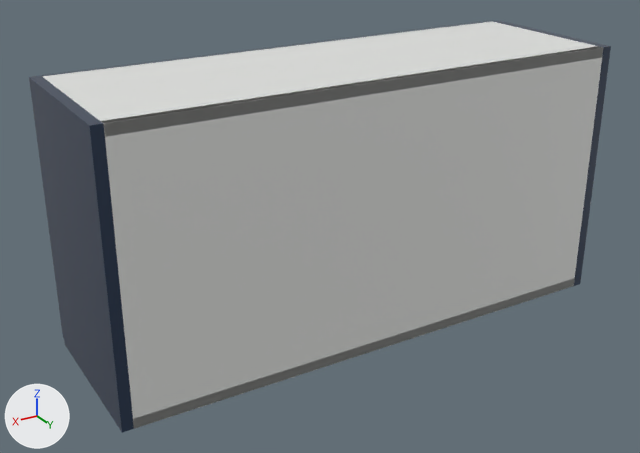
The glTF model storefront/public/cabinet-inventory/models/oppein-pb-bss-w3618.glb, before and after one commit.
Rendered twice from a 50 mm lens placed at (1.214, 1.051, 0.774), pointed at (0.495, -0.148, 0.175). The lights are fixed; the arrows at lower left show +X, +Y and +Z. The older version comes first. Where no turn or scale is listed for an object, it has been applied to the vertices.

The first picture shows 'Cabinet back', 'Cabinet bottom', 'Cabinet side', 'Cabinet side.001', 'Cabinet top', 'Door.001' and 1 more.
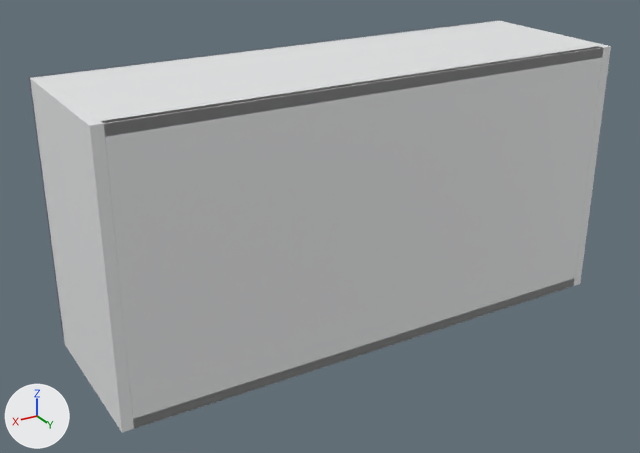
Scene script edits in JSON lines:
```json
{"op": "add", "block": "mat_white_cabinet_carcass", "code": ["mat_white_cabinet_carcass = principled_material('White cabinet carcass')", "mat_white_cabinet_carcass.base_color = (0.82, 0.83, 0.835)  # white #eaebec", "mat_white_cabinet_carcass.roughness = 0.48"]}
{"block": "me_cube", "where": "me_cube.from_pydata(...)  # 56 vertices, 108 faces; spans x -0.009..0.009, y -0.142..0.142, z -0.229..0.229"}
{"op": "remove", "block": "me_cube", "code": "me_cube.materials.append(mat_supplier_finish___blue_single_shaker)  # dark blue #24364f"}
{"op": "add", "block": "me_cube", "code": "me_cube.materials.append(mat_white_cabinet_carcass)  # white #eaebec"}
{"block": "me_cube_001", "where": "me_cube_001.from_pydata(...)  # 56 vertices, 108 faces; spans x -0.009..0.009, y -0.142..0.142, z -0.229..0.229"}
{"op": "remove", "block": "me_cube_001", "code": "me_cube_001.materials.append(mat_supplier_finish___blue_single_shaker)  # dark blue #24364f"}
{"op": "add", "block": "me_cube_001", "code": "me_cube_001.materials.append(mat_white_cabinet_carcass)  # white #eaebec"}
```

Boxes [x1, y1, x2, y2] around the edits, measured in the pictures (640 x 453 px):
```json
{"object": "Cabinet side.001", "change": "recoloured", "before": [30, 77, 134, 433], "after": [30, 77, 134, 433], "on screen": "lighter"}
{"object": "Cabinet side", "change": "recoloured", "before": [493, 21, 611, 286], "after": [493, 21, 611, 286]}
```
